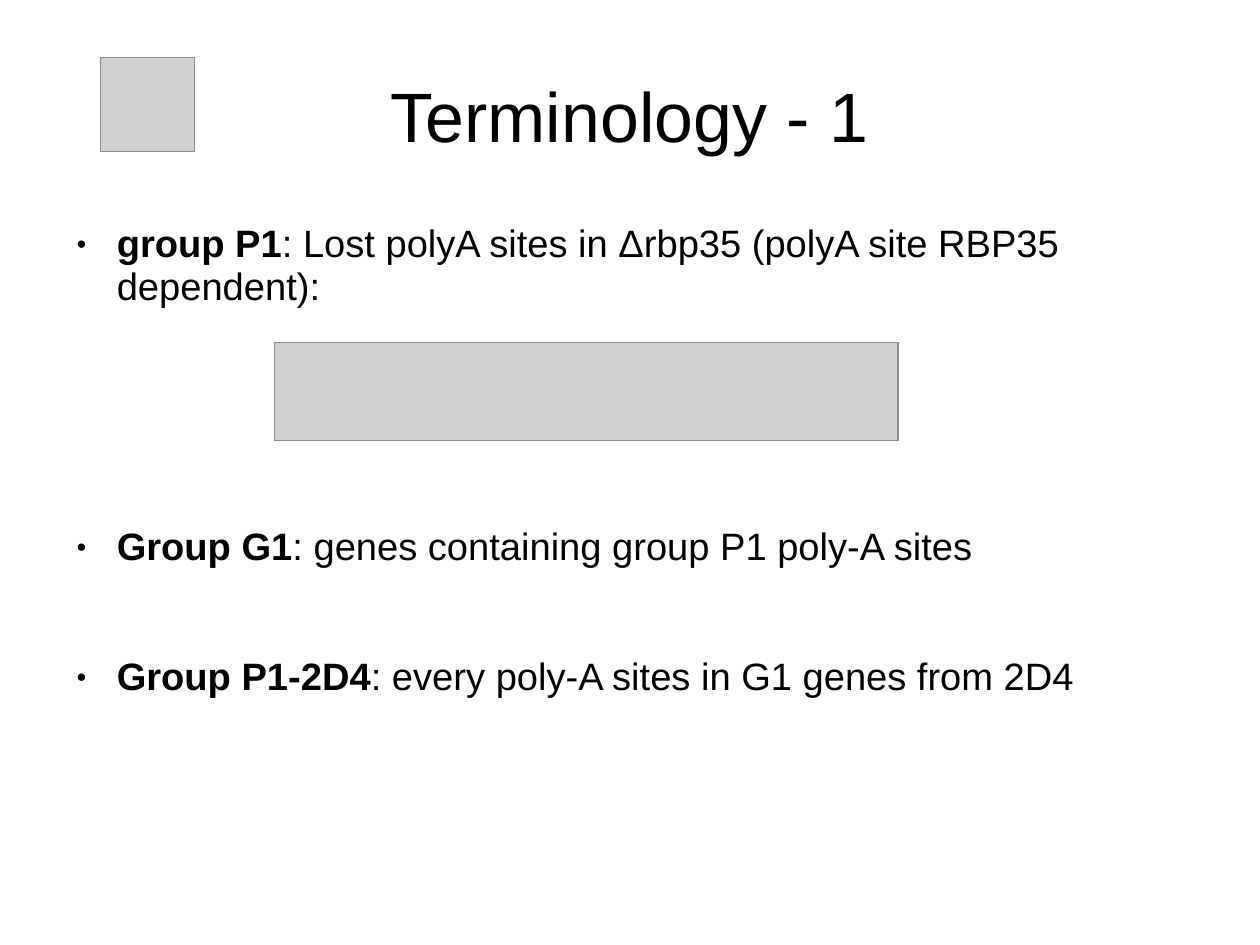
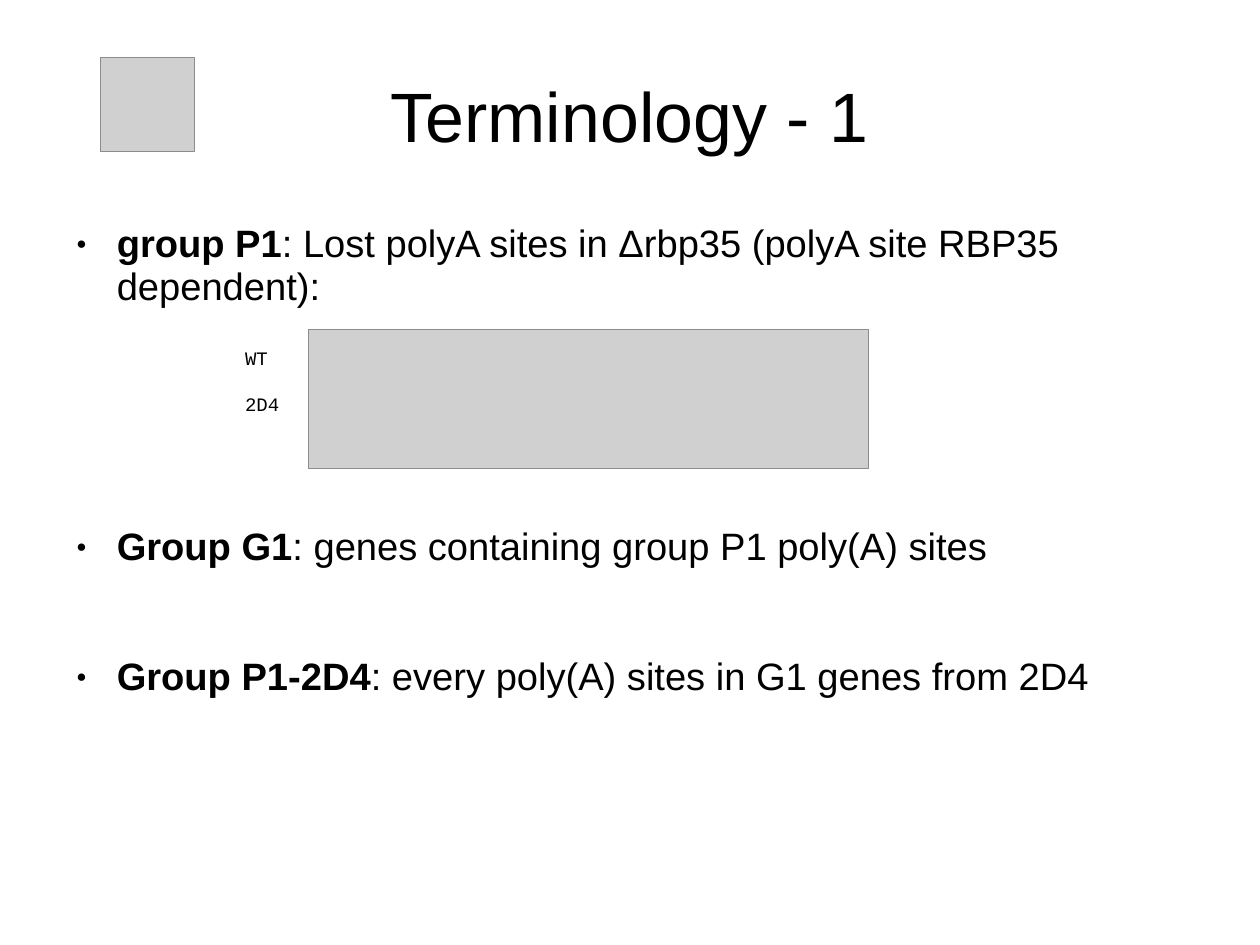
Before and after one commit to wilkinsonlab/m-oryzae-polya, a slide deck: slide 25 of doc/oryzae_presentation.odp. Drawn at 1260x945 pixels with LibreOffice and Linux fonts; fonts in the diff are those of the drawing; grey boxes stand for pictures. Boxes give left, top, right and bottom in pixels: in the first picture for what was removed or moved away, otherwise in the second. Text is boxed around its words. In the diff, an @@ line names an element or a change of style, - is before the commit and + after.

```diff
--- a/doc/oryzae_presentation.odp
+++ b/doc/oryzae_presentation.odp
@@ picture: place and size @@
-picture at bbox=[274, 343, 899, 440]
+picture at bbox=[309, 329, 869, 469]
@@ text added at bbox=[245, 352, 279, 411], 12 pt, text #000000 @@
+WT
+2D4
@@ text at bbox=[117, 532, 1089, 698]: text changed @@
-● Group G1: genes containing group P1 poly-A sites
-● Group P1-2D4: every poly-A sites in G1 genes from 2D4
+● Group G1: genes containing group P1 poly(A) sites
+● Group P1-2D4: every poly(A) sites in G1 genes from 2D4
```
Also in this commit, not shown: 30 other slides changed, 3 slides added, 3 other files.
